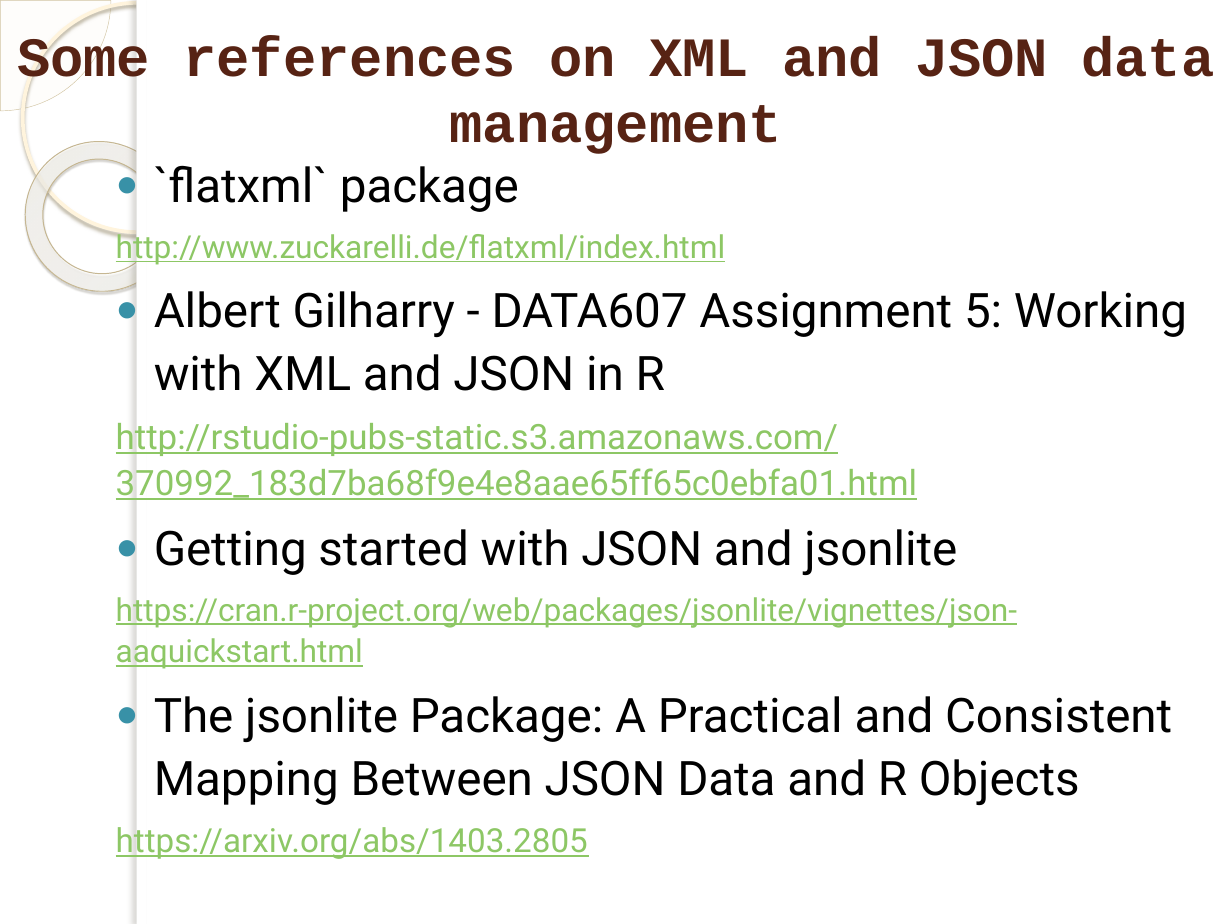
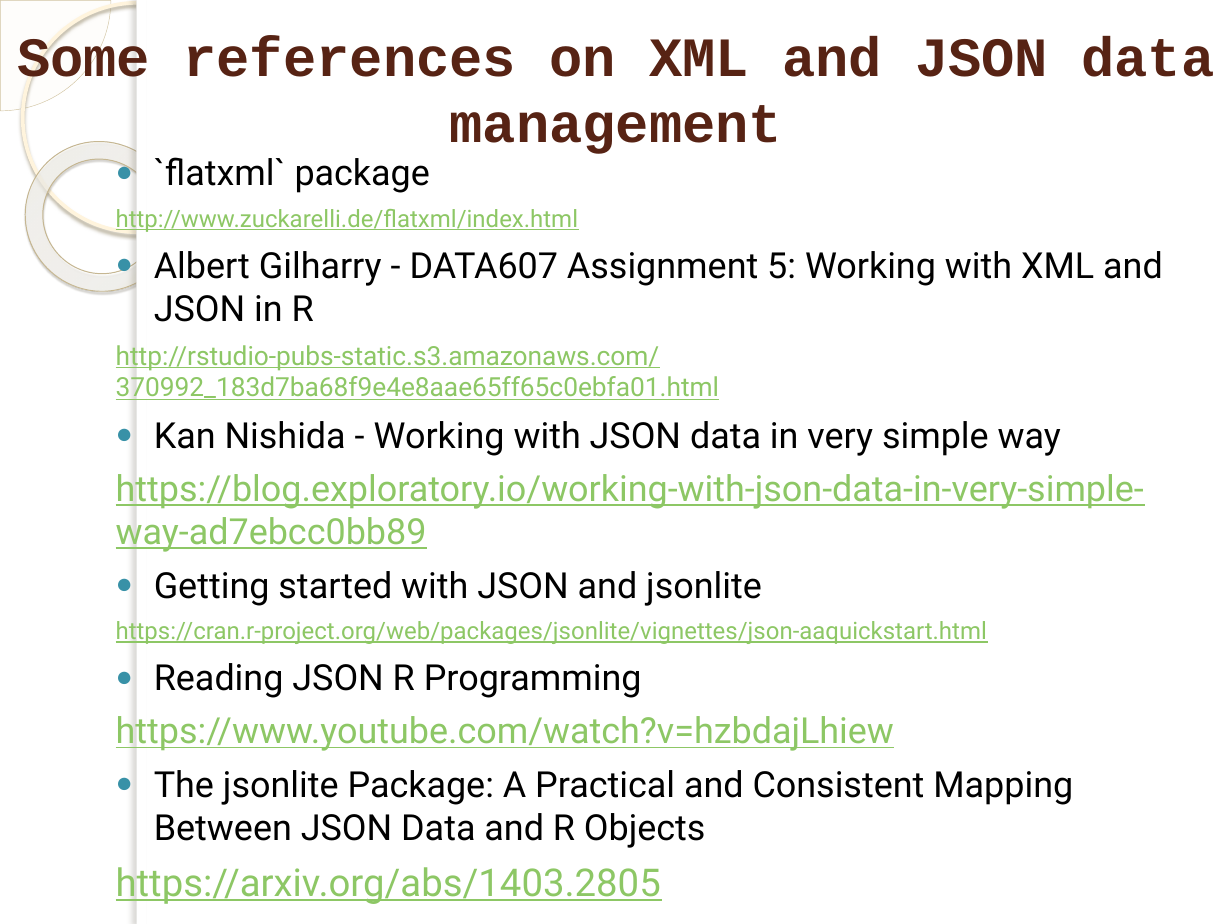
Before and after one commit to marinfotache/Data-Processing-Analysis-Science-with-R, a slide deck: slide 6 of 06 XML- JSON- Web Scrapping- APIs/06_html_xml_json__web_scrap__apis.pptx (slide 5 before the commit). Drawn at 1232x924 pixels with LibreOffice and Linux fonts; fonts in the diff are those of the drawing; background and template pictures are left out. Boxes give left, top, right and bottom in pixels: in the first picture for what was removed or moved away, otherwise in the second. Text is boxed around its words. In the diff, an @@ line names an element or a change of style, - is before the commit and + after.

```diff
--- a/06 XML- JSON- Web Scrapping- APIs/06_html_xml_json__web_scrap__apis.pptx
+++ b/06 XML- JSON- Web Scrapping- APIs/06_html_xml_json__web_scrap__apis.pptx
@@ text at [116,157,1163,904]: size 27.8 to 21 pt in "`flatxml` package", "Albert Gilharry - DATA607 Assignment 5: Working ...", "Getting started with JSON and jsonlite", "The jsonlite Package: A Practical and Consistent ..."; size 18.5 to 14 pt in "http://www.zuckarelli.de/flatxml/index.html", "https://cran.r-project.org/web/packages/jsonlite/vignettes/j ..."; size 20.4 to 15.4 pt in "http://rstudio-pubs-static.s3.amazonaws.com/370992_183d7ba68 ..."; size 19.4 to 22.4 pt in "https://arxiv.org/abs/1403.2805"; line spacing 1.1 to 1 @@
@@ text at [116,421,1144,552]: paragraphs added @@
+● Kan Nishida - Working with JSON data in very simple way
+https://blog.exploratory.io/working-with-json-data-in-very-simple-way-ad7ebcc0bb89
@@ text at [116,663,894,751]: paragraphs added @@
+● Reading JSON R Programming
+https://www.youtube.com/watch?v=hzbdajLhiew
```
Also in this commit, not shown: 2 other slides changed, 4 slides added.
